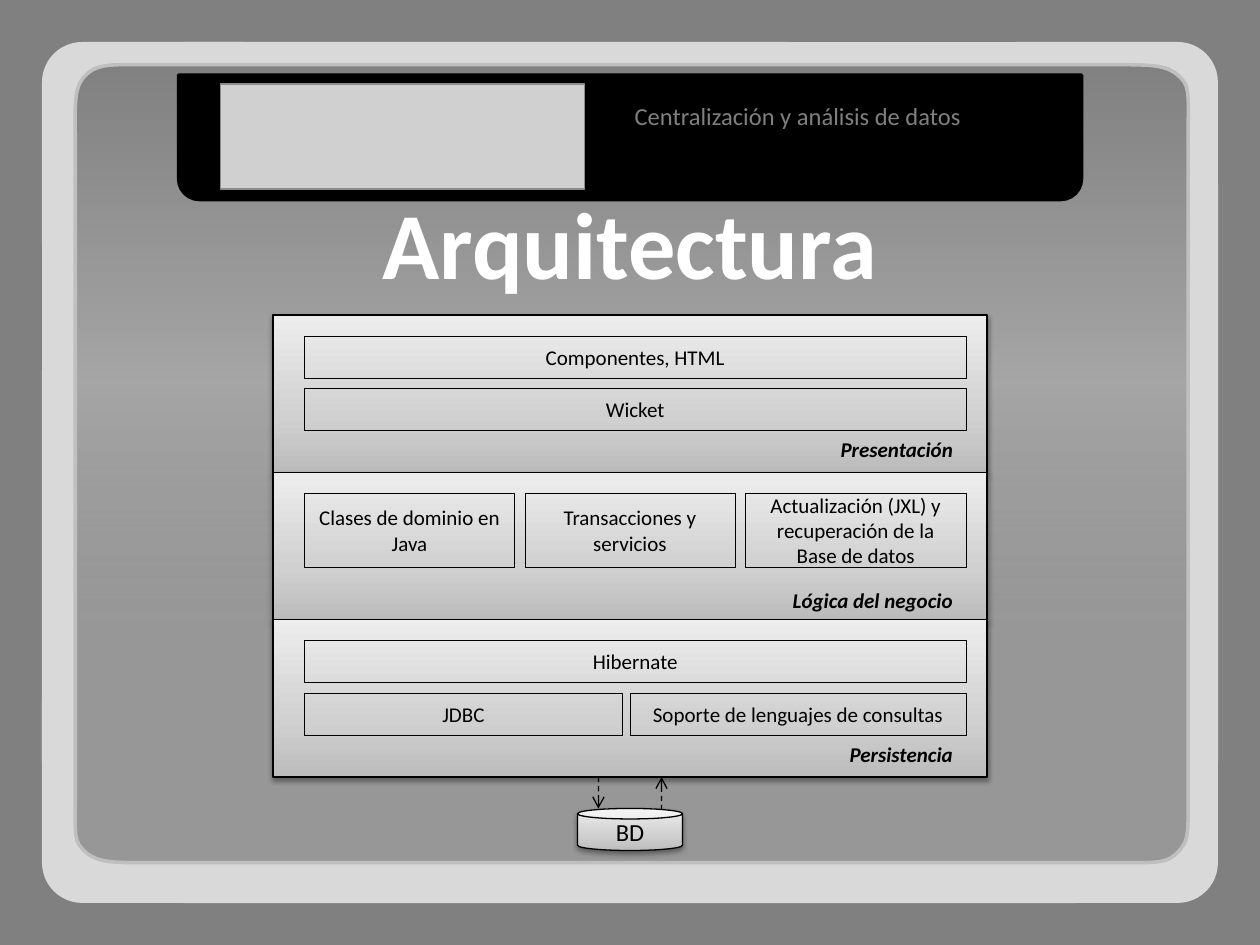
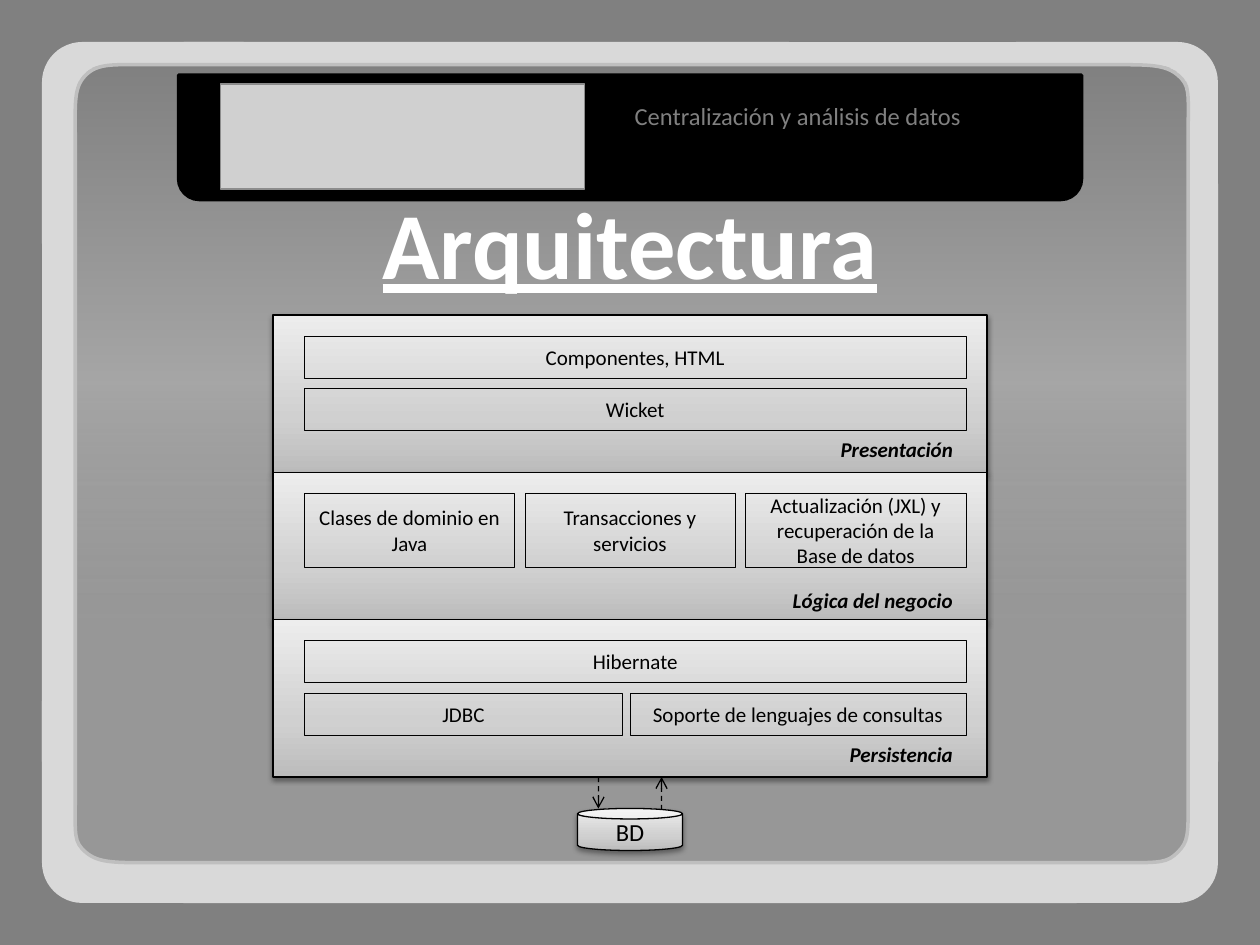
Before and after one commit to adrianachelotti/tallerdesarrollo1ero2011, a slide deck: slide 6 of Presentacion/Tecnica/Presentacion Tecnica.pptx. Drawn at 1260x945 pixels with LibreOffice and Linux fonts; fonts in the diff are those of the drawing; grey boxes stand for pictures. Boxes give left, top, right and bottom in pixels: in the first picture for what was removed or moved away, otherwise in the second. Text is boxed around its words. In the diff, an @@ line names an element or a change of style, - is before the commit and + after.

```diff
--- a/Presentacion/Tecnica/Presentacion Tecnica.pptx
+++ b/Presentacion/Tecnica/Presentacion Tecnica.pptx
@@ text "Arquitectura" at (x1=383, y1=200, x2=877, y2=294): underline on @@
```
Also in this commit, not shown: 8 other slides changed, 1 slide added.
